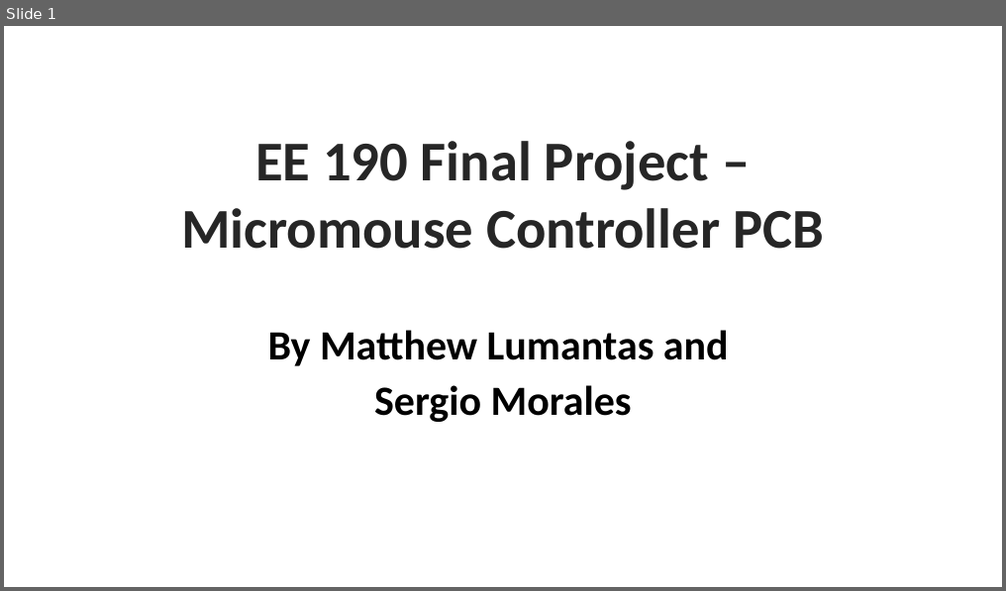
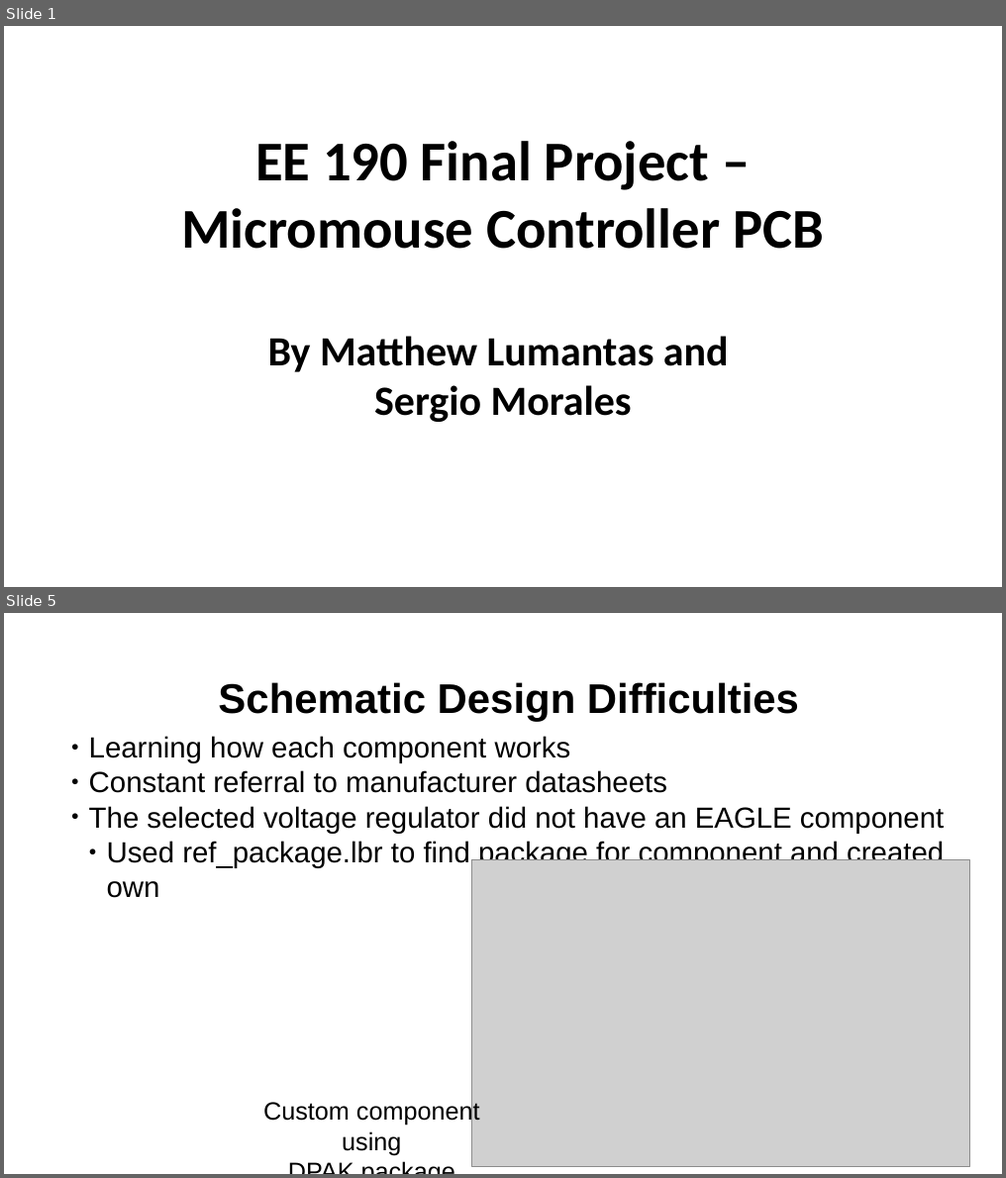
Before and after one commit to mattlumantas/ee190_final, a slide deck: Micromouse_Controller_Presentation.pptx. Shown one above the other, each under a label of ours: slide 1 before the commit, slides 1 and 5 after it; the slides between them are not shown. The pictures are 1006x591 and 1006x1178 pixels, drawn with LibreOffice and Linux fonts; fonts in the diff are those of the drawing; grey boxes stand for pictures; background and template pictures are left out. Boxes give left, top, right and bottom in pixels: in the first picture for what was removed or moved away, otherwise in the second. Text is boxed around its words. In the diff, an @@ line names an element or a change of style, - is before the commit and + after.

Commit message:
Version 1.0 of Micromouse controller 	Added capacitor values 	Arranged Labels 	Completed BoM and Presentation

```diff
--- a/Micromouse_Controller_Presentation.pptx
+++ b/Micromouse_Controller_Presentation.pptx
@@ slide 5 added at bbox=[4, 613, 1002, 1174], background #FFFFFF @@
@@ text added at bbox=[218, 682, 799, 722], 39.9 pt, text #000000, bold @@
+Schematic Design Difficulties
@@ text added at bbox=[89, 736, 944, 898], 28 pt, text #000000 @@
+● Learning how each component works
+● Constant referral to manufacturer datasheets
+● The selected voltage regulator did not have an EAGLE component
+  ● Used ref_package.lbr to find package for component and created own
@@ picture added at bbox=[472, 861, 969, 1167] @@
@@ text added at bbox=[263, 1100, 480, 1156], 24 pt, text #000000 @@
+Custom component using
+DPAK package
@@ slide 1 changed as well @@
@@ text "EE 190 Final Project – ..." at bbox=[181, 141, 824, 249]: text colour #262626 to #000000, letter outline #FFFFFF 2.25 pt to none @@
@@ text "By Matthew Lumantas and" at bbox=[268, 336, 729, 422]: letter outline #FFFFFF 2.25 pt to none; line spacing 0.9 to 1; less space between paragraphs @@
```
Also in this commit, not shown: 2 other slides changed, 5 other slides added, 3 slides removed, 14 other files.
